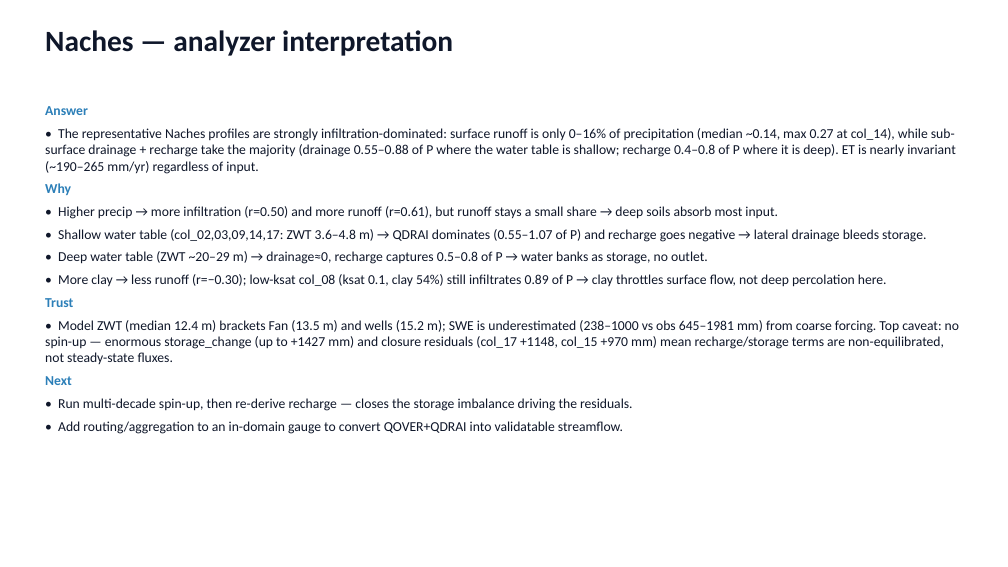
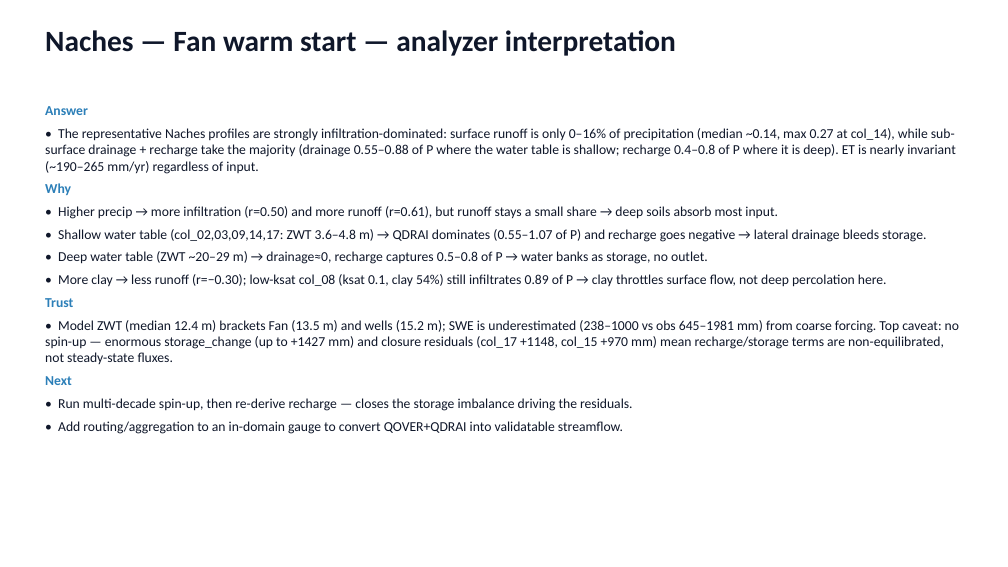
Before and after one commit to hoangtv1899/multi-agent-framework, a slide deck: slide 18 of docs/slides/story_20260706.pptx. Drawn at 1008x567 pixels with LibreOffice and Linux fonts; fonts in the diff are those of the drawing. Boxes give left, top, right and bottom in pixels: in the first picture for what was removed or moved away, otherwise in the second. Text is boxed around its words. In the diff, an @@ line names an element or a change of style, - is before the commit and + after.

```diff
--- a/docs/slides/story_20260706.pptx
+++ b/docs/slides/story_20260706.pptx
@@ text at <box>45,30,676,56</box>: text changed @@
-Naches — analyzer interpretation
+Naches — Fan warm start — analyzer interpretation
```
Also in this commit, not shown: 12 other slides changed, 25 slides removed, 1 other file.
